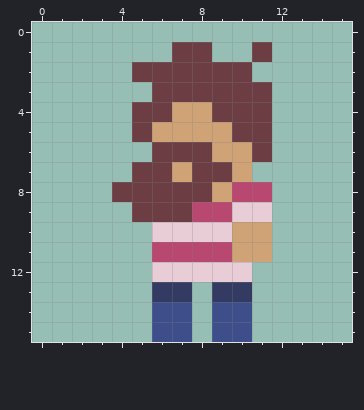
Edited in one commit: pixel-art sprite (assets/images/player/geokureli.png). Above, as it was before the edit.
The file is 16x16 pixels.
After:
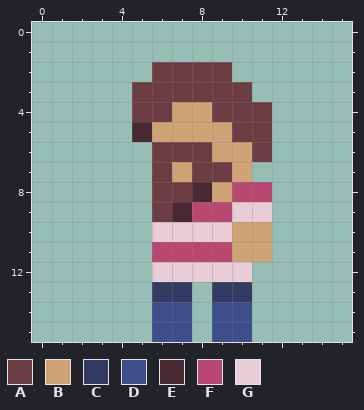
Palette (. is transparent): A #6d3d44  B #d0a377  C #333b62  D #3d4e8b  E #482831  F #b8486f  G #e8ccd6
Changes in this commit:
y 1: x 7..8 AA -> ..; x 11 A -> .
y 2: x 5 A -> .; x 10 A -> .
y 3: x 5 . -> A; x 11 A -> .
y 5: x 5 A -> E
y 7: x 5 A -> .
y 8: x 4..5 AA -> ..; x 8 A -> E
y 9: x 5 A -> .; x 7 A -> E
